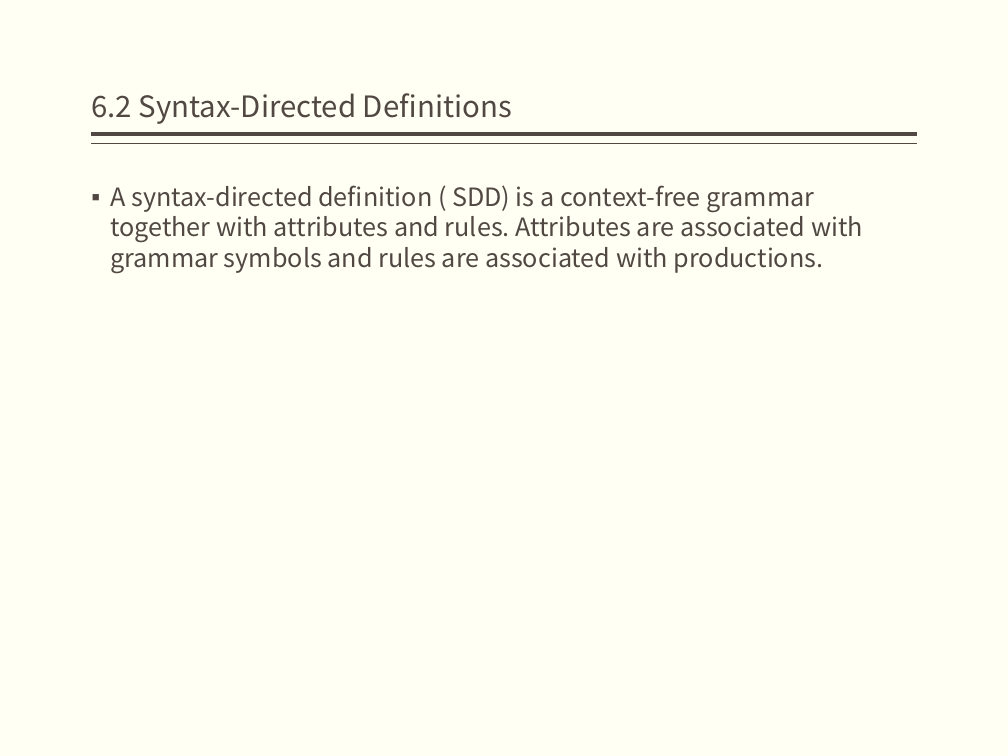
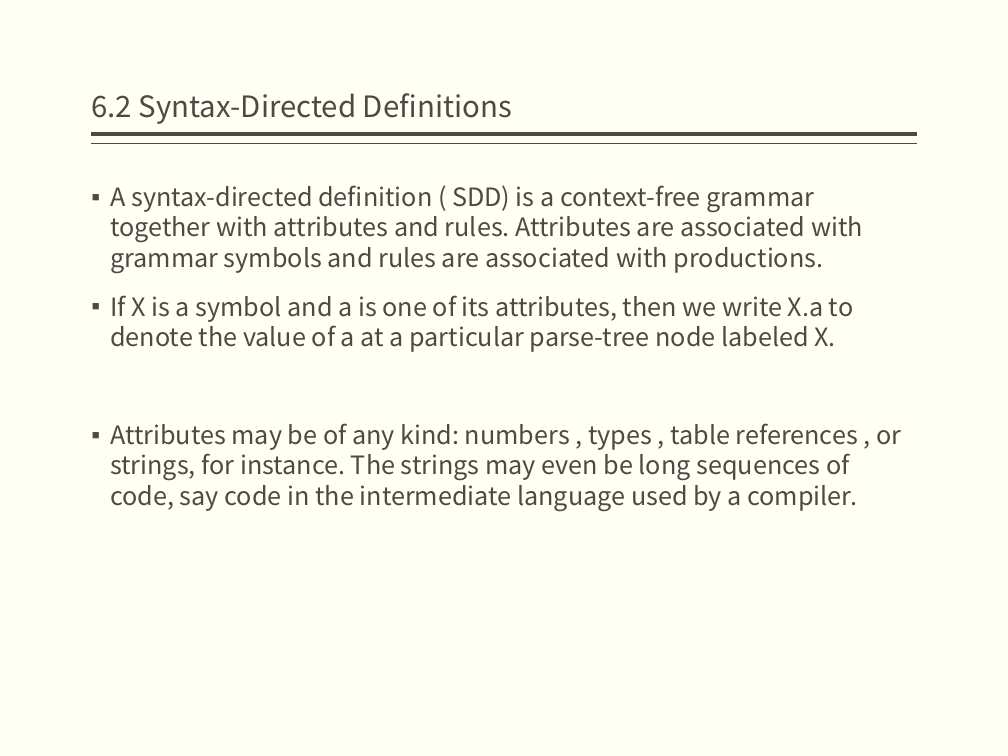
Before and after one commit to bonkboykz/jz81.github.io, a slide deck: slide 6 of course/compiler/LectureNotes/(Spring2017)Lecture6.pptx. Drawn at 1008x756 pixels with LibreOffice and Linux fonts; fonts in the diff are those of the drawing. Boxes give left, top, right and bottom in pixels: in the first picture for what was removed or moved away, otherwise in the second. Text is boxed around its words. In the diff, an @@ line names an element or a change of style, - is before the commit and + after.

```diff
--- a/course/compiler/LectureNotes/(Spring2017)Lecture6.pptx
+++ b/course/compiler/LectureNotes/(Spring2017)Lecture6.pptx
@@ text at (x1=110, y1=295, x2=901, y2=511): paragraphs added @@
+▪ If X is a symbol and a is one of its attributes, then we write X.a to denote the value of a at a particular parse-tree node labeled X.
+▪ Attributes may be of any kind: numbers , types , table references , or strings, for instance. The strings may even be long sequences of code, say code in the intermediate language used by a compiler.
```
Also in this commit, not shown: 1 other slide changed, 14 slides added.
